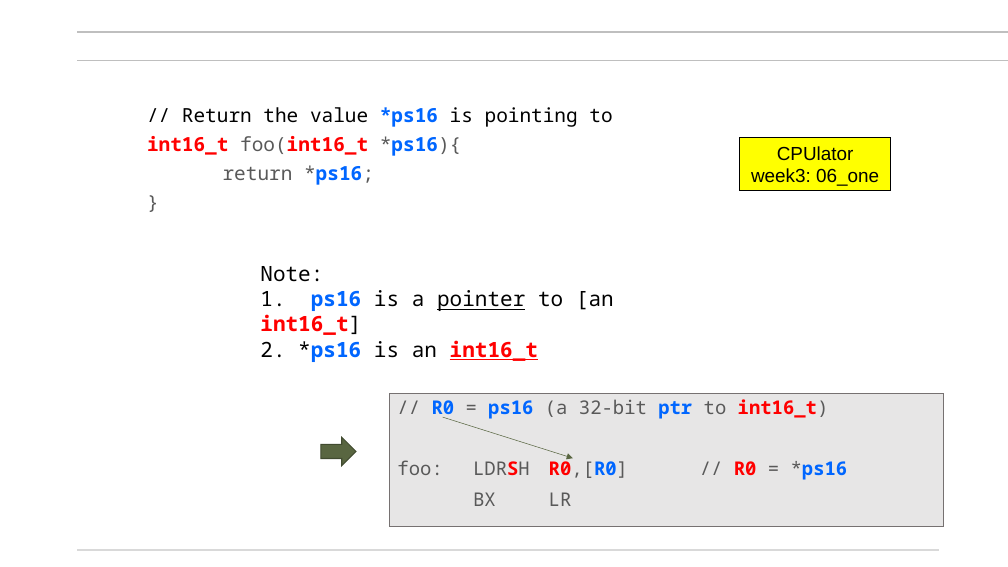
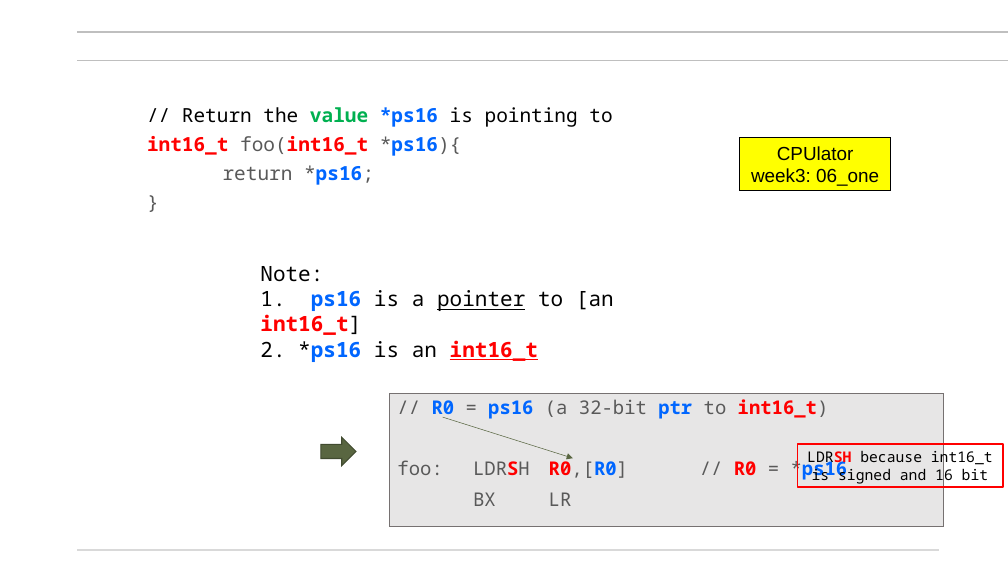
Before and after one commit to mikegrace2/CSEN20-Fall2026-Course-Website, a slide deck: slide 43 of Week03_CopyingData/Ch04_CopyingData_V4.pptx (slide 44 before the commit). Drawn at 1008x567 pixels with LibreOffice and Linux fonts; fonts in the diff are those of the drawing; background and template pictures are left out. Boxes give left, top, right and bottom in pixels: in the first picture for what was removed or moved away, otherwise in the second. Text is boxed around its words. In the diff, an @@ line names an element or a change of style, - is before the commit and + after.

```diff
--- a/Week03_CopyingData/Ch04_CopyingData_V4.pptx
+++ b/Week03_CopyingData/Ch04_CopyingData_V4.pptx
@@ text at [182,107,612,127]: text colour #000000 to #00B050, bold on in "value" @@
@@ rectangle added at [798,444,1003,487], outline #FF0000 1.5 pt, 14 pt, text #000000 @@
+LDRSH because int16_t is signed and 16 bit
```
Also in this commit, not shown: 9 other slides changed, 1 other file.
